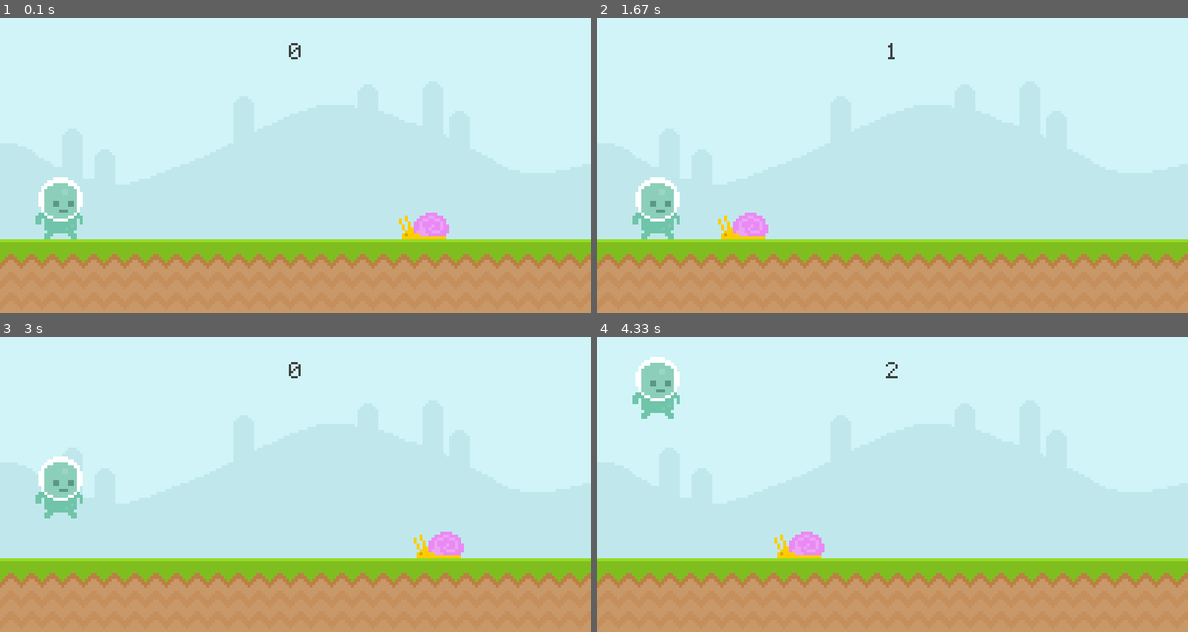
Above: before the commit, frames 1-4 (two rows, left to right).
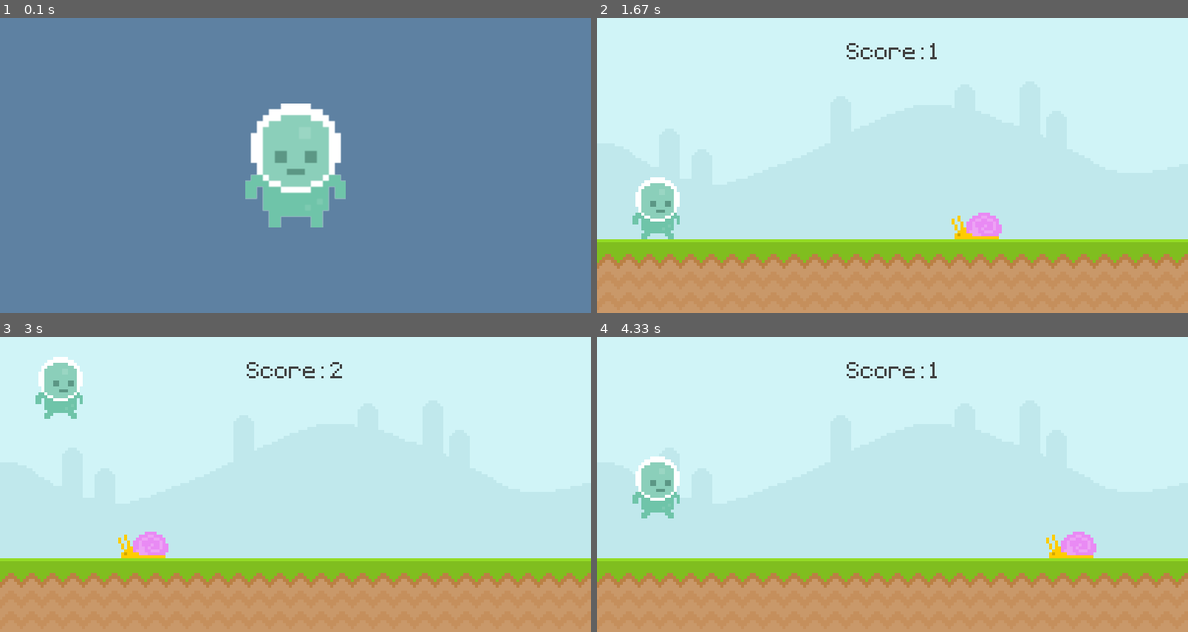
Above: after the commit, the same moments.

Repository: kevimconnelly/Pygame-Runner
Game: pygame game, started from main.py
Same seed, same stepped clock (60 frames per second), same inputs: the game is played once before the commit and once after it.
Inputs (mouse positions are in pixels of both pictures, inside the frame that each line leads up to):
- Up to frame 1 (0.1 s): no input
- Up to frame 2 (1.67 s): tap Space at 0.33 s; click (656, 206) at 0.72 s
- Up to frame 3 (3 s): tap Space at 2, 2.4, 2.7 s
- Up to frame 4 (4.33 s): tap Space at 3.23, 3.53, 3.73, 4.03 s

The runs differ from the first frame. In frame 1, 100% of the frame differs, in the area x 0-100%, y 0-100%; in frame 2, 1.3%; in frame 3, 3.9%; in frame 4, 3.9%.

Commit message:
update game over screen

Diff:
--- a/main.py
+++ b/main.py
@@ -4,7 +4,8 @@
 
 def display_score():
     current_time = (int(pygame.time.get_ticks() / 1000) - start_time)
-    score_surf = test_font.render(f'{current_time}', False, (64, 64, 64))
+    score_surf = test_font.render(
+        f'Score: {current_time}', False, (64, 64, 64))
     score_rect = score_surf.get_rect(center=(400, 50))
     screen.blit(score_surf, score_rect)
 
@@ -14,7 +15,7 @@
 pygame.display.set_caption('Runner')
 clock = pygame.time.Clock()
 test_font = pygame.font.Font('font/Pixeltype.ttf', 50)
-game_active = True
+game_active = False
 start_time = 0
 
 sky_surface = pygame.image.load('graphics/Sky.png').convert()
@@ -30,6 +31,14 @@
     'graphics/player/player_walk_1.png').convert_alpha()
 player_rect = player_surf.get_rect(midbottom=(80, 300))
 player_gravity = 0
+
+# Intro screen
+player_stand = pygame.image.load(
+    'graphics/player/player_stand.png').convert_alpha()
+player_stand = pygame.transform.rotozoom(player_stand, 0, 2)
+player_stand_rect = player_stand.get_rect(center=(400, 200))
+
+game_name = test_font.render('Pixel Runner', False, (111, 196, 169))
 
 while True:
     for event in pygame.event.get():
@@ -77,7 +86,8 @@
             game_active = False
 
     else:
-        screen.fill('Yellow')
+        screen.fill((94, 129, 162))
+        screen.blit(player_stand, player_stand_rect)
 
     pygame.display.update()
     clock.tick(60)
